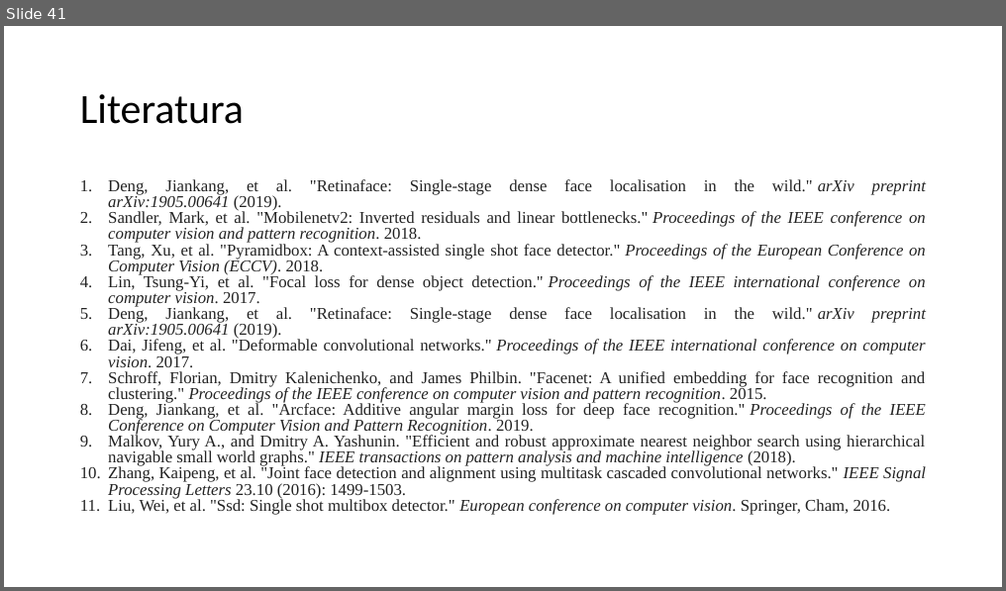
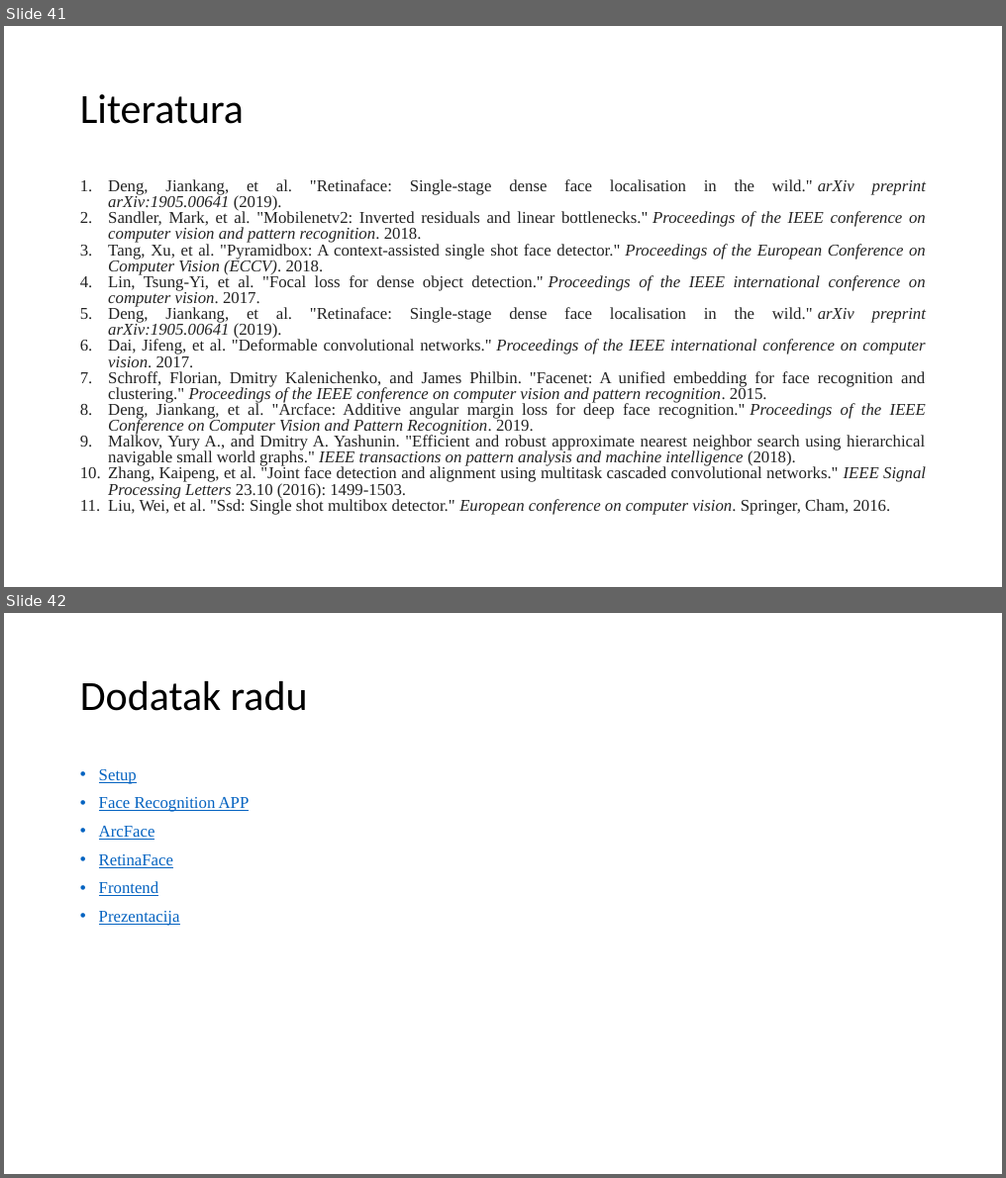
Before and after one commit to DavorJordacevic/FaceRecognitionThesis, a slide deck: Upotreba Metoda Dubokog Ucenja U Sintezi Sistema Za Prepoznavanje Lica.pptx. Shown one above the other, each under a label of ours: slide 41 before the commit, slides 41 and 42 after it. The pictures are 1006x591 and 1006x1178 pixels, drawn with LibreOffice and Linux fonts; fonts in the diff are those of the drawing. Boxes give left, top, right and bottom in pixels: in the first picture for what was removed or moved away, otherwise in the second. Text is boxed around its words. In the diff, an @@ line names an element or a change of style, - is before the commit and + after.

```diff
--- a/Upotreba Metoda Dubokog Ucenja U Sintezi Sistema Za Prepoznavanje Lica.pptx
+++ b/Upotreba Metoda Dubokog Ucenja U Sintezi Sistema Za Prepoznavanje Lica.pptx
@@ slide 42 added at bbox=[4, 613, 1002, 1174], background #FFFFFF @@
@@ title added at bbox=[80, 681, 308, 711], 40 pt, text #000000 @@
+Dodatak radu
@@ text added at bbox=[99, 769, 250, 926], 16 pt, text #0563C1, underline @@
+• Setup
+• Face Recognition APP
+• ArcFace
+• RetinaFace
+• Frontend
+• Prezentacija
```
Also in this commit, not shown: 9 slides changed.
